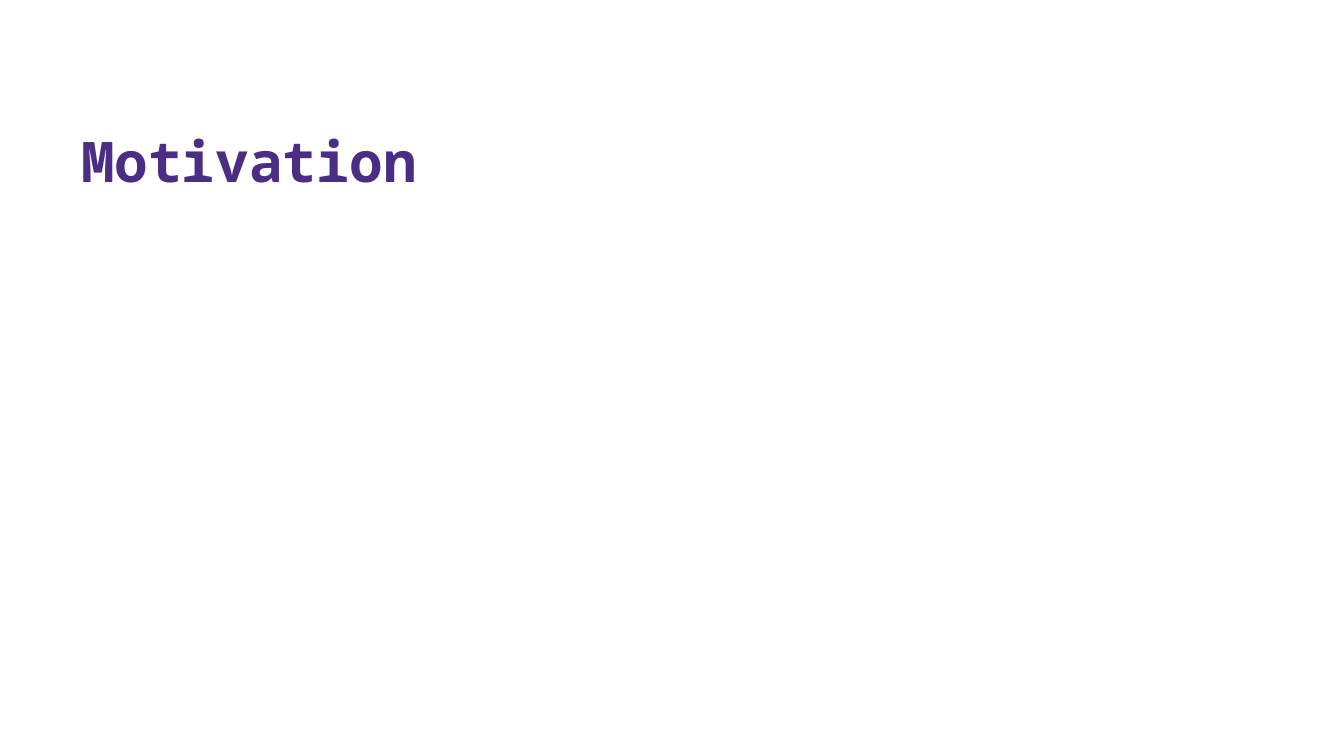
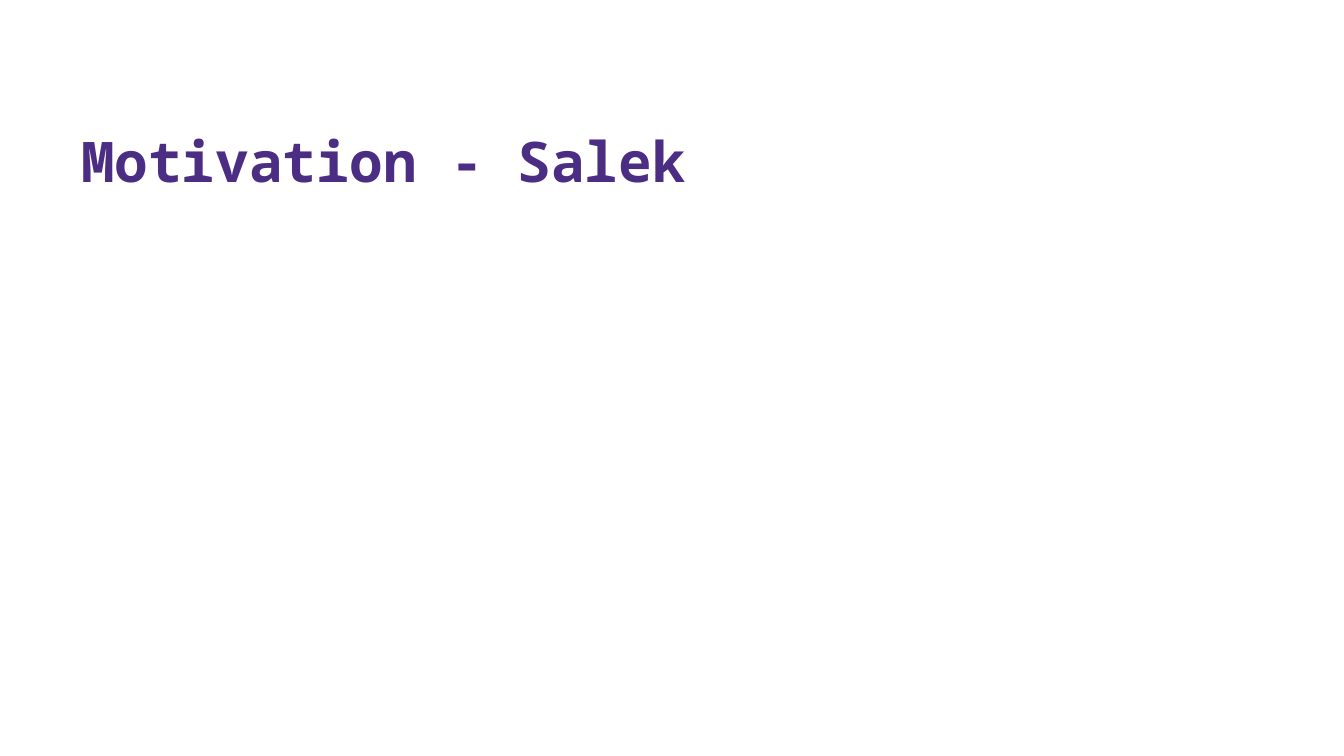
Before and after one commit to Optimistic-Optimizers/Black-Box-Optimization, a slide deck: slide 3 of docs/OptimisticOptimizers_Final_Presentation.pptx. Drawn at 1344x756 pixels with LibreOffice and Linux fonts; fonts in the diff are those of the drawing; background and template pictures are left out. Boxes give left, top, right and bottom in pixels: in the first picture for what was removed or moved away, otherwise in the second. Text is boxed around its words. In the diff, an @@ line names an element or a change of style, - is before the commit and + after.

```diff
--- a/docs/OptimisticOptimizers_Final_Presentation.pptx
+++ b/docs/OptimisticOptimizers_Final_Presentation.pptx
@@ title at <box>81,138,686,183</box>: text changed @@
-Motivation
+Motivation - Salek
```
Also in this commit, not shown: 6 other slides changed.
